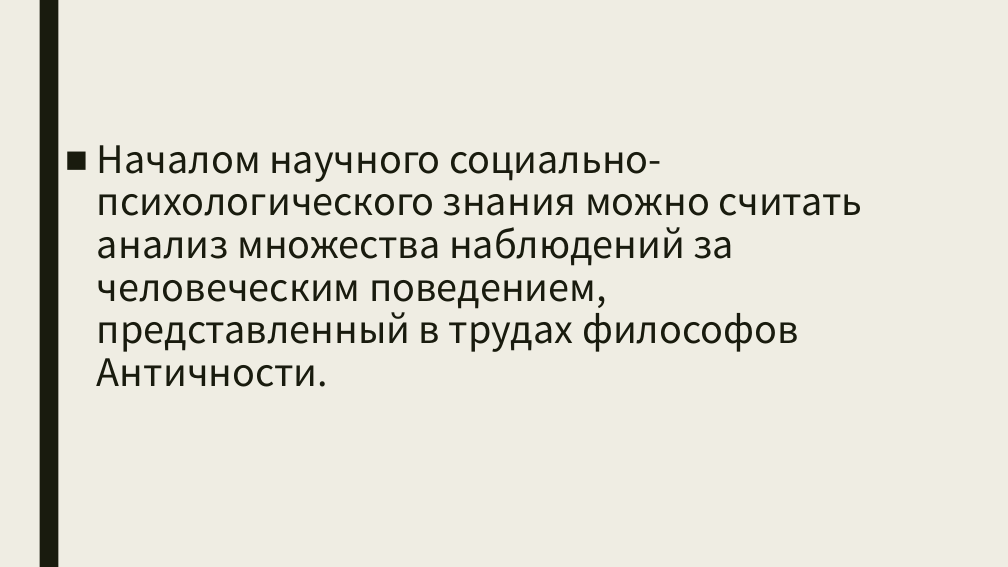
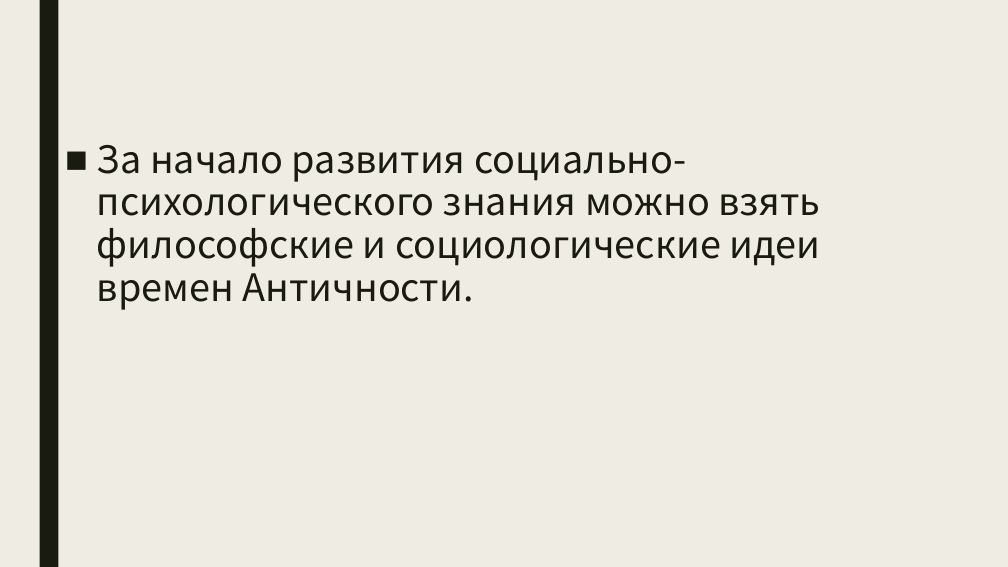
Before and after one commit to TupleTurtle/REU, a slide deck: slide 2 of История развития социально-психологической адаптации и коммуникации..pptx. Drawn at 1008x567 pixels with LibreOffice and Linux fonts; fonts in the diff are those of the drawing. Boxes give left, top, right and bottom in pixels: in the first picture for what was removed or moved away, otherwise in the second. Text is boxed around its words. In the diff, an @@ line names an element or a change of style, - is before the commit and + after.

```diff
--- a/История развития социально-психологической адаптации и коммуникации..pptx
+++ b/История развития социально-психологической адаптации и коммуникации..pptx
@@ text at [97, 145, 821, 310]: text changed @@
-■ Началом научного социально-психологического знания можно считать анализ множества наблюдений за человеческим поведением, представленный в трудах философов Античности.
+■ За начало развития социально-психологического знания можно взять философские и социологические идеи времен Античности.
```
Also in this commit, not shown: 4 other slides changed, 3 slides added.
